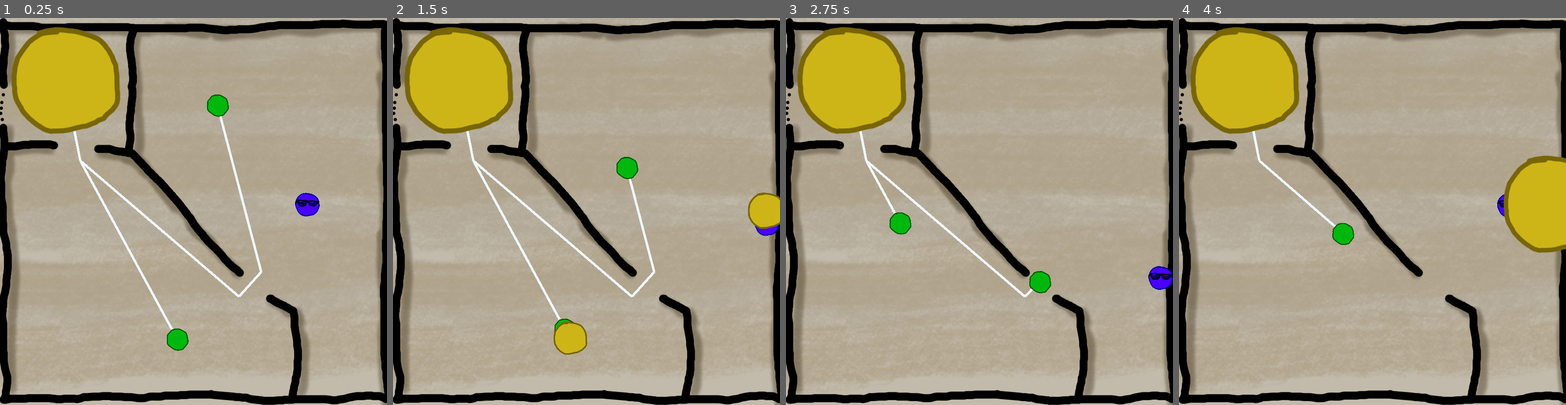
Above: before the commit, frames 1-4 (left to right).
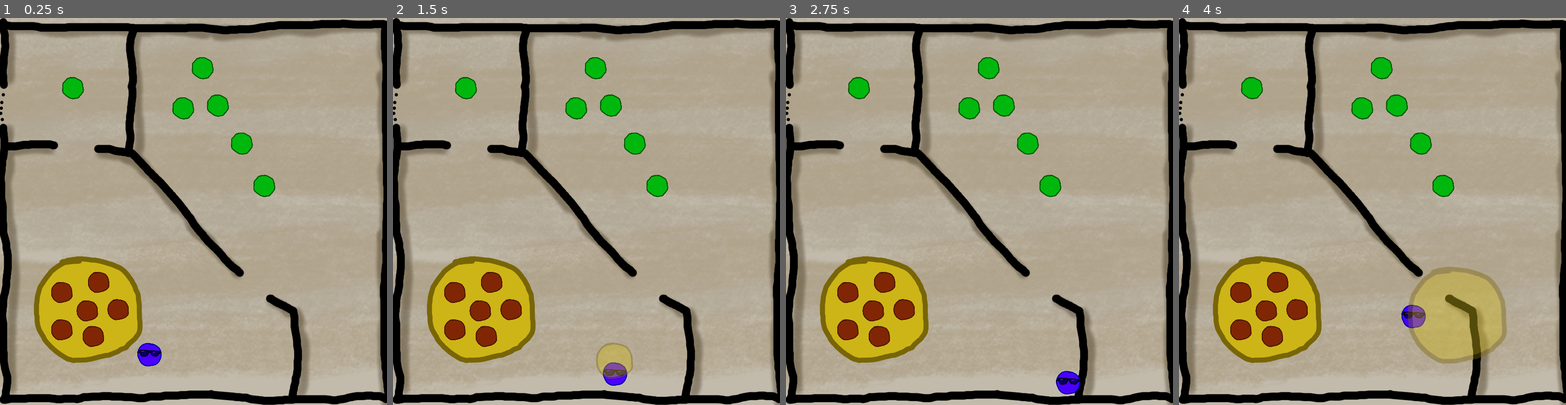
Above: after the commit, the same moments.

Repository: jalarimar/pizza
Game: Godot game, scene res://Level 1.tscn
Same seed, same stepped clock (60 frames per second), same inputs: the game is played once before the commit and once after it.
Inputs (mouse positions are in pixels of both pictures, inside the frame that each line leads up to):
- Up to frame 1 (0.25 s): no input
- Up to frame 2 (1.5 s): tap Enter at 0.5 s; move the mouse to (609, 103) at 0.52 s; hold D (right) 0.53-1.28 s; hold Space (space) 0.53-1.28 s; move the mouse to (571, 339) at 1.27 s; hold S (down) from 1.28 s (still down); tap Space (space) at 1.35 s
- Up to frame 3 (2.75 s): move the mouse to (1018, 126) at 2.02 s; release S (down) at 2.03 s; hold D (right) from 2.03 s (still down); hold Space (space) from 2.03 s (still down)
- Up to frame 4 (4 s): move the mouse to (1353, 288) at 2.77 s; release D (right) at 2.78 s; release Space (space) at 2.78 s; hold W (up) 2.78-3.53 s; tap Space (space) at 2.85 s; move the mouse to (1488, 269) at 3.52 s; hold A (left) from 3.53 s (still down); hold Space (space) from 3.53 s (still down)

The runs differ from the first frame. In frame 1, 15% of the frame differs, in the area x 3-83%, y 2-91%; in frame 2, 17%; in frame 3, 15%; in frame 4, 23%, in the area x 3-100%, y 2-90%.

Commit message:
Fix Chain Reaction!

Diff:
--- a/Friend.gd
+++ b/Friend.gd
@@ -10,47 +10,47 @@
 var speed = 200
 
 func _ready():
-	# randomly generate stats
+    # randomly generate stats
 
-	# set image depending on stats
-	$Sprite.texture = load("res://person_friend.png")
+    # set image depending on stats
+    $Sprite.texture = load("res://person_friend.png")
 
 func _process(delta):
-	if is_aware:
-		move_and_slide(direction * speed)
-	else:
-		pass
-		# use normal path
+    if is_aware:
+        move_and_slide(direction * speed)
+    else:
+        pass
+        # use normal path
 
 
 func on_reach_pizza_box():
-	if not is_aware:
-		is_aware = true
-		emit_signal("speak_pizza", position, speak_range)
-	for pizza in get_parent().get_node("PizzaBox").get_children():
-		if not pizza.is_claimed:
-			pizza.is_claimed = true
-			# move pizza
-			pizza.queue_free()
-			break
+    if not is_aware:
+        is_aware = true
+        emit_signal("speak_pizza", position, speak_range)
+    for pizza in get_parent().get_node("PizzaBox").get_children():
+        if not pizza.is_claimed:
+            pizza.is_claimed = true
+            # move pizza
+            pizza.queue_free()
+            break
 
 
 func make_comments():
-	if is_aware:
-		# make pizza comment
-		pass
-	else:
-		# make ordinary comment
-		pass
+    if is_aware:
+        # make pizza comment
+        pass
+    else:
+        # make ordinary comment
+        pass
 
 
 func _on_Friend_mouse_entered():
-	# show friend list
-	pass
+    # show friend list
+    pass
 
 
 # when the friend hears pizza
 func hear_pizza():
-	if not is_aware:
-		is_aware = true
-		emit_signal("speak_pizza", position, speak_range)
+    if not is_aware:
+        is_aware = true
+        emit_signal("speak_pizza", global_position, speak_range)
--- a/Level 1.tscn
+++ b/Level 1.tscn
@@ -1,12 +1,12 @@
 [gd_scene load_steps=9 format=2]
 
-[ext_resource path="res://level1.png" type="Texture" id=1]
-[ext_resource path="res://Player.tscn" type="PackedScene" id=2]
-[ext_resource path="res://FriendNavigator.gd" type="Script" id=3]
-[ext_resource path="res://Friend.tscn" type="PackedScene" id=4]
-[ext_resource path="res://Pizza.tscn" type="PackedScene" id=5]
-[ext_resource path="res://person_normal.png" type="Texture" id=6]
-[ext_resource path="res://NotificationController.tscn" type="PackedScene" id=7]
+[ext_resource path="res://NotificationController.tscn" type="PackedScene" id=1]
+[ext_resource path="res://level1.png" type="Texture" id=2]
+[ext_resource path="res://person_normal.png" type="Texture" id=3]
+[ext_resource path="res://Pizza.tscn" type="PackedScene" id=4]
+[ext_resource path="res://FriendNavigator.gd" type="Script" id=5]
+[ext_resource path="res://Player.tscn" type="PackedScene" id=6]
+[ext_resource path="res://Friend.tscn" type="PackedScene" id=7]
 
 [sub_resource type="NavigationPolygon" id=1]
 vertices = PoolVector2Array( 264, 27, 261, 264, 167, 242, 16, 29, 590, 778, 19, 776, 15, 274, 137, 294, 604, 703, 136, 239, 19, 253, 166, 295, 494, 576, 283, 24, 786, 23, 793, 773, 621, 597, 635, 783, 554, 541, 540, 525, 515, 586, 595, 615, 264, 289, 281, 274 )
@@ -15,39 +15,68 @@
 
 [node name="Level 1" type="Node2D"]
 
+[node name="NotificationController" parent="." instance=ExtResource( 1 )]
+
 [node name="background" type="Sprite" parent="."]
 position = Vector2( 403.129, 401.197 )
 scale = Vector2( 0.347749, 0.355566 )
-texture = ExtResource( 1 )
+texture = ExtResource( 2 )
 
-[node name="Player" parent="." instance=ExtResource( 2 )]
-position = Vector2( 633.662, 386.113 )
+[node name="PizzaBox" type="Sprite" parent="." groups=[
+"pizza_box",
+]]
+position = Vector2( 180.037, 606 )
+texture = ExtResource( 3 )
 
-[node name="Walls" type="Node2D" parent="."]
+[node name="Pizza" parent="PizzaBox" instance=ExtResource( 4 )]
 
-[node name="StaticBody2D" type="StaticBody2D" parent="Walls"]
+[node name="Pizza2" parent="PizzaBox" instance=ExtResource( 4 )]
+position = Vector2( -52.7928, -38.0599 )
 
-[node name="CollisionPolygon2D" type="CollisionPolygon2D" parent="Walls/StaticBody2D"]
+[node name="Pizza3" parent="PizzaBox" instance=ExtResource( 4 )]
+position = Vector2( 23.327, -58.9314 )
+
+[node name="Pizza4" parent="PizzaBox" instance=ExtResource( 4 )]
+position = Vector2( -52.7927, 39.2877 )
+
+[node name="Pizza5" parent="PizzaBox" instance=ExtResource( 4 )]
+position = Vector2( 12.2773, 52.7928 )
+
+[node name="Pizza6" parent="PizzaBox" instance=ExtResource( 4 )]
+position = Vector2( 63.8423, -2.45544 )
+
+[node name="Walls" type="Node2D" parent="PizzaBox"]
+visible = false
+position = Vector2( -180.037, -606 )
+
+[node name="StaticBody2D" type="StaticBody2D" parent="PizzaBox/Walls"]
+
+[node name="CollisionPolygon2D" type="CollisionPolygon2D" parent="PizzaBox/Walls/StaticBody2D"]
 polygon = PoolVector2Array( 265.797, 21.4163, 262.121, 266.937, 195.228, 263.261, 195.228, 275.758, 264.327, 286.049, 4 …(501 unchanged characters)…
 
-[node name="Navigation2D" type="Navigation2D" parent="Walls"]
-script = ExtResource( 3 )
+[node name="Navigation2D" type="Navigation2D" parent="PizzaBox/Walls"]
+script = ExtResource( 5 )
 
-[node name="NavigationPolygonInstance2" type="NavigationPolygonInstance" parent="Walls/Navigation2D"]
+[node name="NavigationPolygonInstance2" type="NavigationPolygonInstance" parent="PizzaBox/Walls/Navigation2D"]
 navpoly = SubResource( 1 )
 
-[node name="Friend" parent="." instance=ExtResource( 4 )]
+[node name="Player" parent="." instance=ExtResource( 6 )]
+position = Vector2( 307.172, 696.278 )
+
+[node name="Friend" parent="." instance=ExtResource( 7 )]
 position = Vector2( 449.352, 179.25 )
 
-[node name="Friend2" parent="." instance=ExtResource( 4 )]
-position = Vector2( 366, 663 )
+[node name="Friend3" parent="." instance=ExtResource( 7 )]
+position = Vector2( 498.827, 257.794 )
 
-[node name="PizzaBox" type="Node2D" parent="." groups=[
-"pizza_box",
-]]
-position = Vector2( 133.787, 132.316 )
+[node name="Friend4" parent="." instance=ExtResource( 7 )]
+position = Vector2( 545.294, 345.359 )
 
-[node name="Pizza" parent="PizzaBox" instance=ExtResource( 5 )]
-texture = ExtResource( 6 )
+[node name="Friend5" parent="." instance=ExtResource( 7 )]
+position = Vector2( 377.753, 184.978 )
 
-[node name="NotificationController" parent="." instance=ExtResource( 7 )]
+[node name="Friend6" parent="." instance=ExtResource( 7 )]
+position = Vector2( 417.849, 101.923 )
+
+[node name="Friend2" parent="." instance=ExtResource( 7 )]
+position = Vector2( 149.772, 143.194 )
--- a/Notification.gd
+++ b/Notification.gd
@@ -1,17 +1,17 @@
 extends Area2D
 
 var speak_range = 0
-
+var circle_radius = 0
 # Called when the node enters the scene tree for the first time.
 func _ready():
-	$Tween.interpolate_property($Sprite, "scale", Vector2(0.1, 0.1), Vector2(speak_range, speak_range), 0.5, Tween.TRANS_LINEAR, Tween.EASE_IN_OUT)
-	$Tween.interpolate_property($CollisionShape2D.shape, "radius", 1, 500 * speak_range, 0.5, Tween.TRANS_LINEAR, Tween.EASE_IN_OUT)
-	$Tween.start()
-	yield($Tween, "tween_completed")
-	queue_free()
+    $Tween.interpolate_property($Sprite, "scale", Vector2(0.1, 0.1), Vector2(speak_range, speak_range), 0.5, Tween.TRANS_LINEAR, Tween.EASE_IN_OUT)
+    $Tween.interpolate_property(self, "circle_radius", 0, speak_range * 100, 0.5, Tween.TRANS_LINEAR, Tween.EASE_IN_OUT)
+    $Tween.start()
+    yield($Tween, "tween_completed")
+    queue_free()
 
-
-
-func _on_Notification_body_entered(body):
-	if body.has_method("hear_pizza"):
-		body.hear_pizza()
+func _physics_process(delta):
+    $CollisionShape2D.shape.radius = circle_radius
+    for body in get_overlapping_bodies():
+        if body.has_method("hear_pizza"):
+            body.hear_pizza()
--- a/Notification.tscn
+++ b/Notification.tscn
@@ -9,10 +9,10 @@
 script = ExtResource( 1 )
 
 [node name="Sprite" type="Sprite" parent="."]
+modulate = Color( 1, 1, 1, 0.411765 )
 texture = ExtResource( 2 )
 
 [node name="CollisionShape2D" type="CollisionShape2D" parent="."]
 shape = SubResource( 1 )
 
 [node name="Tween" type="Tween" parent="."]
-[connection signal="body_entered" from="." to="." method="_on_Notification_body_entered"]
--- a/NotificationController.gd
+++ b/NotificationController.gd
@@ -3,13 +3,13 @@
 
 # Called when the node enters the scene tree for the first time.
 func _ready():
-	var people = get_tree().get_nodes_in_group("people")
-	for person in people:
-		person.connect("speak_pizza", self, "create_notification")
+    var people = get_tree().get_nodes_in_group("people")
+    for person in people:
+        person.connect("speak_pizza", self, "create_notification")
 
 
 func create_notification(position, speak_range):
-	var notification = preload("res://Notification.tscn").instance()
-	notification.position = position
-	notification.speak_range = speak_range
-	get_parent().add_child(notification) # add notification on same level as notification controller
+    var notification = preload("res://Notification.tscn").instance()
+    notification.global_position = position
+    notification.speak_range = speak_range
+    get_parent().add_child(notification) # add notification on same level as notification controller
--- a/Pizza.gd
+++ b/Pizza.gd
@@ -4,4 +4,4 @@
 
 
 func _process(delta):
-	pass
+    pass
--- a/Pizza.tscn
+++ b/Pizza.tscn
@@ -1,6 +1,10 @@
-[gd_scene load_steps=2 format=2]
+[gd_scene load_steps=3 format=2]
 
-[ext_resource path="res://Pizza.gd" type="Script" id=1]
+[ext_resource path="res://person_normal.png" type="Texture" id=1]
+[ext_resource path="res://Pizza.gd" type="Script" id=2]
 
 [node name="Pizza" type="Sprite"]
-script = ExtResource( 1 )
+modulate = Color( 0.623529, 0.211765, 0.211765, 1 )
+scale = Vector2( 0.196857, 0.196857 )
+texture = ExtResource( 1 )
+script = ExtResource( 2 )
--- a/Player.gd
+++ b/Player.gd
@@ -15,5 +15,5 @@
     move_and_slide(movement)
 
 func _input(event):
-	if event.is_action_pressed("space"):
-		emit_signal("speak_pizza", position, speak_range)
+    if event.is_action_pressed("space"):
+        emit_signal("speak_pizza", position, speak_range)
